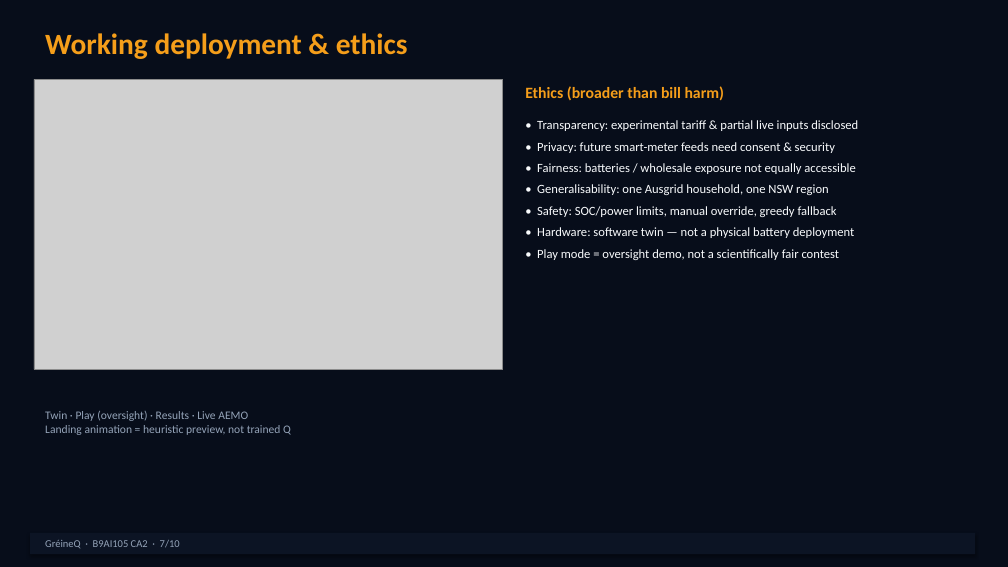
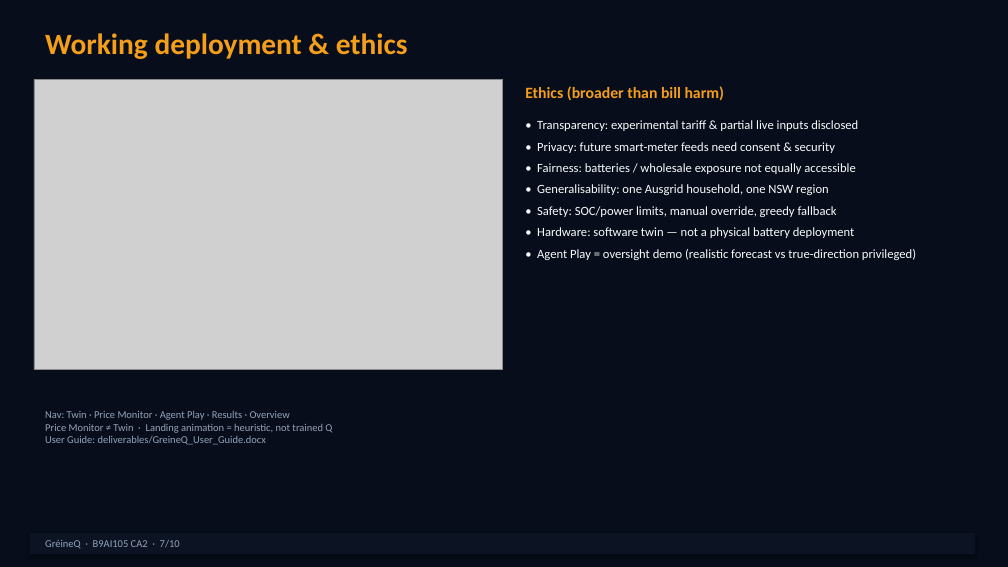
Before and after one commit to NathanLCR/rl-battery-dispatch, a slide deck: slide 7 of deliverables/presentation/GreineQ_CA2_Presentation.pptx. Drawn at 1008x567 pixels with LibreOffice and Linux fonts; fonts in the diff are those of the drawing; grey boxes stand for pictures. Boxes give left, top, right and bottom in pixels: in the first picture for what was removed or moved away, otherwise in the second. Text is boxed around its words. In the diff, an @@ line names an element or a change of style, - is before the commit and + after.

Commit message:
Align CA2 presentation and demo plan with User Guide and current dashboard nav.

```diff
--- a/deliverables/presentation/GreineQ_CA2_Presentation.pptx
+++ b/deliverables/presentation/GreineQ_CA2_Presentation.pptx
@@ text at [537, 249, 916, 260]: text changed @@
-• Play mode = oversight demo, not a scientifically fair contest
+• Agent Play = oversight demo (realistic forecast vs true-direction privileged)
@@ text at [45, 411, 332, 445]: text changed; size 11 to 10 pt @@
-Twin · Play (oversight) · Results · Live AEMO
-Landing animation = heuristic preview, not trained Q
+Nav: Twin · Price Monitor · Agent Play · Results · Overview
+Price Monitor ≠ Twin · Landing animation = heuristic, not trained Q
+User Guide: deliverables/GreineQ_User_Guide.docx
```
Also in this commit, not shown: 2 other slides changed, 9 other files.
